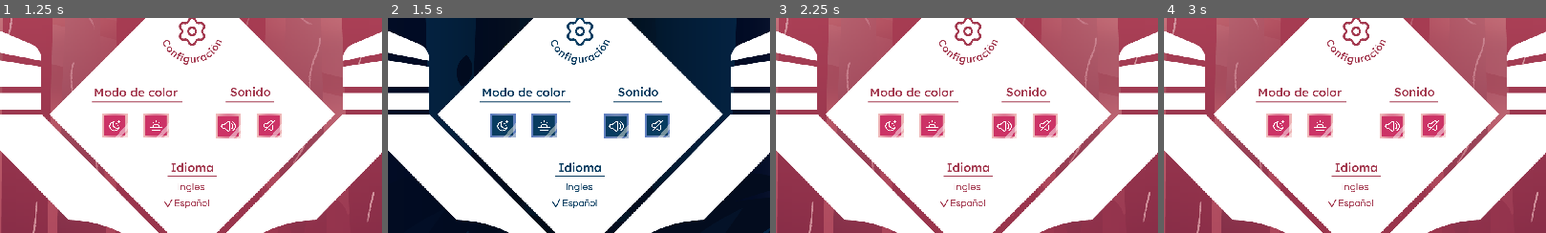
Above: before the commit, frames 1-4 (left to right).
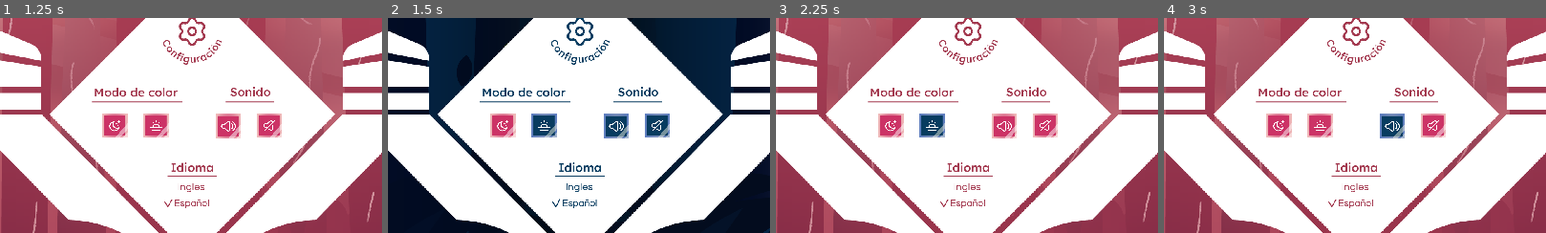
Above: after the commit, the same moments.

Repository: Galeceon/Platform-thesis
Game: Godot game, scene res://Assets/Scenes/UI/MainMenu.tscn
Same seed, same stepped clock (60 frames per second), same inputs: the game is played once before the commit and once after it. Video files are missing from this copy of the repository; at most half a second of black plays in their place. Sound files missing from this copy of the repository are replaced by a short silence.
Inputs (mouse positions are % of the whole screen's width and height, from its top left):
- Up to frame 1 (1.25 s): click (95, 9) at 0.5 s
- Up to frame 2 (1.5 s): click (40, 42) at 1.25 s
- Up to frame 3 (2.25 s): click (45, 42) at 2 s
- Up to frame 4 (3 s): click (55, 43) at 2.75 s
The pictures show only the part of the screen within x 25-75%, y 17-67%; the shares and areas given below are measured in that part.

Frame 1 is identical in both runs. In frame 2, 0.7% of the frame differs, in the area x 26-34%, y 44-56%; in frame 3, 0.7%, in the area x 37-45%, y 44-56%; in frame 4, 0.7%.

Commit message:
Hover en opciones

Diff:
--- a/Assets/Script/OptionsMenu.gd
+++ b/Assets/Script/OptionsMenu.gd
@@ -82,7 +82,6 @@
 	_actualizar_estado_modo()
 	_actualizar_estado_sonido()
 
-# OptionsMenu.gd - en la función _conectar_senales()
 func _conectar_senales():
 	# Botones de idioma
 	if not idioma_espanol.pressed.is_connected(_on_idioma_espanol_pressed):
@@ -106,6 +105,91 @@
 	if not regresar.pressed.is_connected(_on_regresar_pressed):
 		regresar.pressed.connect(_on_regresar_pressed)
 
+	# Conectar señales de hover para efecto contrario
+	_conectar_hover_senales()
+
+func _conectar_hover_senales():
+	# Conectar hover a todos los botones regulares
+	_conectar_hover_boton(regresar, "regresar")
+	_conectar_hover_boton(modo_claro, "modo_claro")
+	_conectar_hover_boton(modo_oscuro, "modo_oscuro")
+	_conectar_hover_boton(sonido_on, "sonido_on")
+	_conectar_hover_boton(sonido_off, "sonido_off")
+
+	# Conectar hover a botones de idioma
+	_conectar_hover_boton_idioma(idioma_espanol, "idioma_espanol")
+	_conectar_hover_boton_idioma(idioma_ingles, "idioma_ingles")
+
+func _conectar_hover_boton(boton: TextureButton, clave_boton: String):
+	if boton:
+		if not boton.mouse_entered.is_connected(_on_boton_mouse_entered.bind(boton, clave_boton)):
+			boton.mouse_entered.connect(_on_boton_mouse_entered.bind(boton, clave_boton))
+		if not boton.mouse_exited.is_connected(_on_boton_mouse_exited.bind(boton, clave_boton)):
+			boton.mouse_exited.connect(_on_boton_mouse_exited.bind(boton, clave_boton))
+
+func _conectar_hover_boton_idioma(boton: TextureButton, clave_boton: String):
+	if boton:
+		if not boton.mouse_entered.is_connected(_on_boton_idioma_mouse_entered.bind(boton, clave_boton)):
+			boton.mouse_entered.connect(_on_boton_idioma_mouse_entered.bind(boton, clave_boton))
+		if not boton.mouse_exited.is_connected(_on_boton_idioma_mouse_exited.bind(boton, clave_boton)):
+			boton.mouse_exited.connect(_on_boton_idioma_mouse_exited.bind(boton, clave_boton))
+
+func _on_boton_mouse_entered(boton: TextureButton, clave_boton: String):
+	_aplicar_hover_contrario(boton, clave_boton)
+
+func _on_boton_mouse_exited(boton: TextureButton, clave_boton: String):
+	_aplicar_textura_normal(boton, clave_boton)
+
+func _on_boton_idioma_mouse_entered(boton: TextureButton, clave_boton: String):
+	_aplicar_hover_contrario_idioma(boton, clave_boton)
+
+func _on_boton_idioma_mouse_exited(boton: TextureButton, clave_boton: String):
+	_aplicar_textura_normal_idioma(boton, clave_boton)
+
+func _aplicar_hover_contrario(boton: TextureButton, clave_boton: String):
+	var modo_actual = ConfigManager.get_color_mode()
+	var modo_contrario = "dark" if modo_actual == "light" else "light"
+
+	if texturas_botones.has(modo_contrario) and texturas_botones[modo_contrario].has(clave_boton):
+		var texture_path = texturas_botones[modo_contrario][clave_boton]
+		var texture = load(texture_path)
+		if texture:
+			boton.texture_hover = texture
+			print("🎯 Hover contrario aplicado: ", clave_boton, " -> ", modo_contrario)
+
+func _aplicar_hover_contrario_idioma(boton: TextureButton, clave_boton: String):
+	var modo_actual = ConfigManager.get_color_mode()
+	var idioma_actual = ConfigManager.get_language()
+	var modo_contrario = "dark" if modo_actual == "light" else "light"
+	var clave_config_contraria = "%s_%s" % [idioma_actual, modo_contrario]
+
+	if texturas_botones_idioma.has(clave_config_contraria) and texturas_botones_idioma[clave_config_contraria].has(clave_boton):
+		var texture_path = texturas_botones_idioma[clave_config_contraria][clave_boton]
+		var texture = load(texture_path)
+		if texture:
+			boton.texture_hover = texture
+			print("🎯 Hover contrario idioma aplicado: ", clave_boton, " -> ", clave_config_contraria)
+
+func _aplicar_textura_normal(boton: TextureButton, clave_boton: String):
+	var modo_actual = ConfigManager.get_color_mode()
+
+	if texturas_botones.has(modo_actual) and texturas_botones[modo_actual].has(clave_boton):
+		var texture_path = texturas_botones[modo_actual][clave_boton]
+		var texture = load(texture_path)
+		if texture:
+			boton.texture_normal = texture
+
+func _aplicar_textura_normal_idioma(boton: TextureButton, clave_boton: String):
+	var modo_actual = ConfigManager.get_color_mode()
+	var idioma_actual = ConfigManager.get_language()
+	var clave_config_actual = "%s_%s" % [idioma_actual, modo_actual]
+
+	if texturas_botones_idioma.has(clave_config_actual) and texturas_botones_idioma[clave_config_actual].has(clave_boton):
+		var texture_path = texturas_botones_idioma[clave_config_actual][clave_boton]
+		var texture = load(texture_path)
+		if texture:
+			boton.texture_normal = texture
+
 func _aplicar_configuracion():
 	var modo = ConfigManager.get_color_mode()
 	var idioma = ConfigManager.get_language()
@@ -124,6 +208,29 @@
 
 	# Aplicar checks de idioma (solo modo)
 	_aplicar_checks_idioma(modo)
+
+	# Actualizar hovers después de cambiar configuración
+	_actualizar_todos_los_hovers()
+
+func _actualizar_todos_los_hovers():
+	# Actualizar hovers de botones regulares
+	_actualizar_hover_boton(regresar, "regresar")
+	_actualizar_hover_boton(modo_claro, "modo_claro")
+	_actualizar_hover_boton(modo_oscuro, "modo_oscuro")
+	_actualizar_hover_boton(sonido_on, "sonido_on")
+	_actualizar_hover_boton(sonido_off, "sonido_off")
+
+	# Actualizar hovers de botones de idioma
+	_actualizar_hover_boton_idioma(idioma_espanol, "idioma_espanol")
+	_actualizar_hover_boton_idioma(idioma_ingles, "idioma_ingles")
+
+func _actualizar_hover_boton(boton: TextureButton, clave_boton: String):
+	_aplicar_hover_contrario(boton, clave_boton)
+
+func _actualizar_hover_boton_idioma(boton: TextureButton, clave_boton: String):
+	_aplicar_hover_contrario_idioma(boton, clave_boton)
+
+# ... (el resto de tus funciones existentes se mantienen igual)
 
 func _aplicar_fondo(clave_config: String):
 	if texturas_fondo.has(clave_config):
